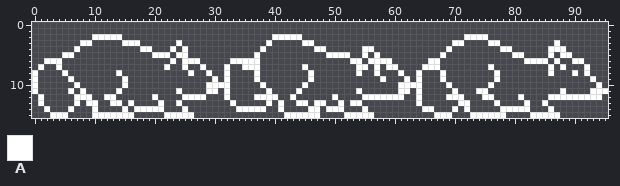
Sprite sheet: Assets/Originals/Mouse.png. Above, as it was before the edit.
The file is 96x16 pixels.
Palette (. is transparent): A #ffffff
Pixels before, first column x 0:
 2 ..........AAAAA.........................AAAAA...........................AAAA....................
 3 ........AA.....AAA......A..............A.....AA.......................AA....AA.........A........
 4 .......A..........AA...A.A............A........AA......AA............A........AA......AAA.......
 5 .....AA.............AAA.AA...........A...........AAAA..A.A..........A...........AA....A.AA......
 6 ..AAA..................A.AAA.....AAAAA...............AA.AAAA......AA..............AAAA.A..AA....
 7 .A..A.................A..A..A...A..AAA.......A........AA.A.AA....AAA........A.........A.A...A...
 8 A....A........A...........A..A..A....A........A.......A..A...A..A...A........A........A...A.A...
 9 A.....A........A..............A.A....A........A...........A...A.A...A........A...............A..
10 A......A.......A.............AAAA.....A......A...............AAAA....A......A.................A.
11 A.....A.A.....A.........A....AA.A......A....A.........A......AA.A.....A...AA............A....AAA
12 .A.....AAA..AA......A....AAAA...A....AAAA..A......A....AAAAAAA..A....AAA...AA....A....AAAAAAAAA.
13 .A.....A.AA..AA.A....A..A........A.....A.A..AA.AA..A.AA.........A......AA....A....A..A..........
14 ..A...A...A....A.AAAAA...A........AAAAA..A....AA.AAA...A.........AA...A.A.....AAAAA...A.........
15 ...AAA....AAAAAAA.....AAAAA...............AAAAAA....AAAAA..........AAA...AAAAAA....AAAAA........
The same view after the edit:
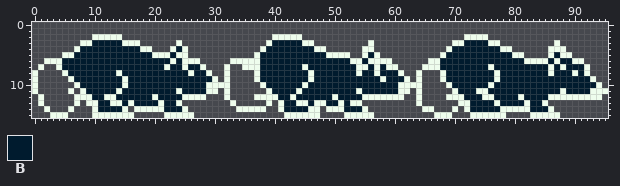
Colours new in this view: B #001b2e
Diff:
colour A: #ffffff -> #eefded
Changed rows in their new state; - is a pixel that keeps its letter.
first column x 5:
 3 -----BBBBB-------------------------BBBBB-----------A---------------BBBB------------------
 4 ---BBBBBBBBBB------B--------------BBBBBBBB-----------------------BBBBBBBB----------------
 5 --BBBBBBBBBBBBB---B--------------BBBBBBBBBBB-------B------------BBBBBBBBBBB-------B------
 6 BBBBBBBBBBBBBBBBBB-B-------------BBBBBBBBBBBBBBB--B------------BBBBBBBBBBBBBB----B-BB----
 7 BBBBBBBBBBBBBBBBB-BB-BB----------BBBBBBB-BBBBBBBB--B-B---------BBBBBBBB-BBBBBBBBB-B-BBB--
 8 -BBBBBBBB-BBBBBBBBBBB-BB---------BBBBBBBB-BBBBBBB-BB-BBB--------BBBBBBBB-BBBBBBBB-BBB-B--
 9 --BBBBBBBB-BBBBBBBBBBBBBB--------BBBBBBBB-BBBBBBBBBBB-BBB-------BBBBBBBB-BBBBBBBBBBBBBBB-
10 ---BBBBBBB-BBBBBBBBBBBBB----------BBBBBB-BBBBBBBBBBBBBBB---------BBBBBB-BBBBBBBBBBBBBBBBB
11 ----BBBBB-BBBBBBBBB-BBBB-----------BBBB-BBBBBBBBB-BBBBBB----------BBB--BBBBBBBBBBBB-BBBB-
12 -----BB--BBBBBB-BBBB----------------BB-BBBBBB-BBBB-----------------BBB--BBBB-BBBB--------
13 ------BB--B-BBBB-BB------------------BB--B--BB-B--------------------BBBB-BBBB-BB---------
14 ------BBBB-------BBB-----------------BBBB------BBB------------------BBBBB-----BBB--------
Where, in picture pixels (left, top, right, bottom), the same in both pictures:
changed: (32, 34, 608, 118)
